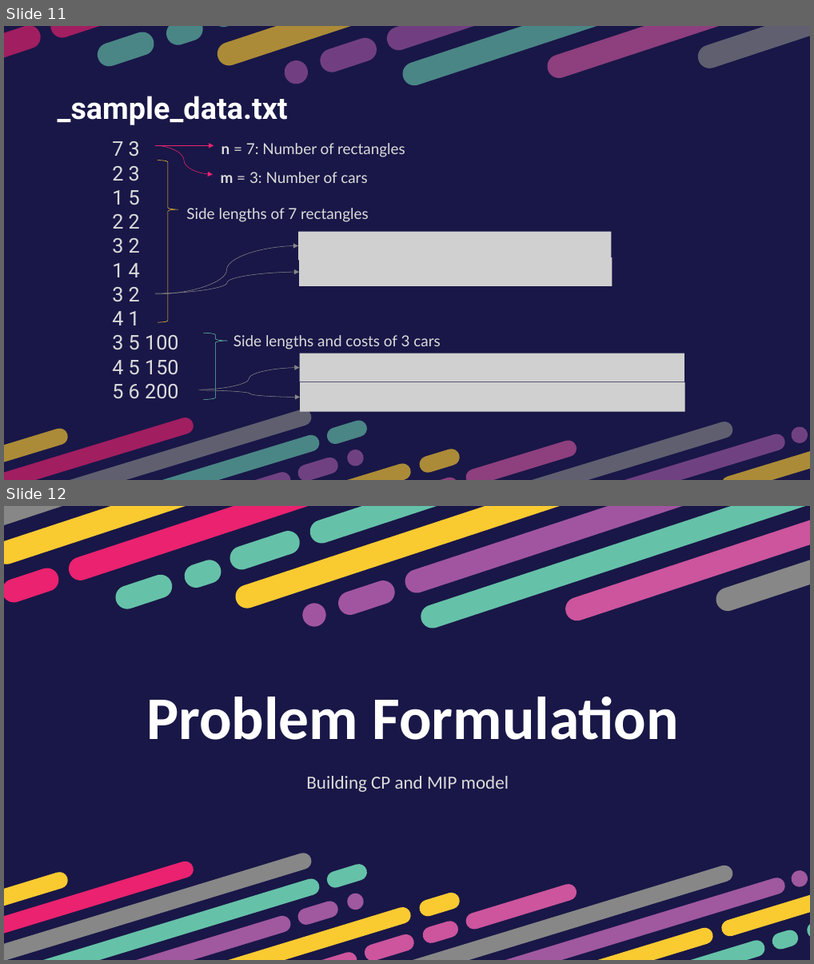
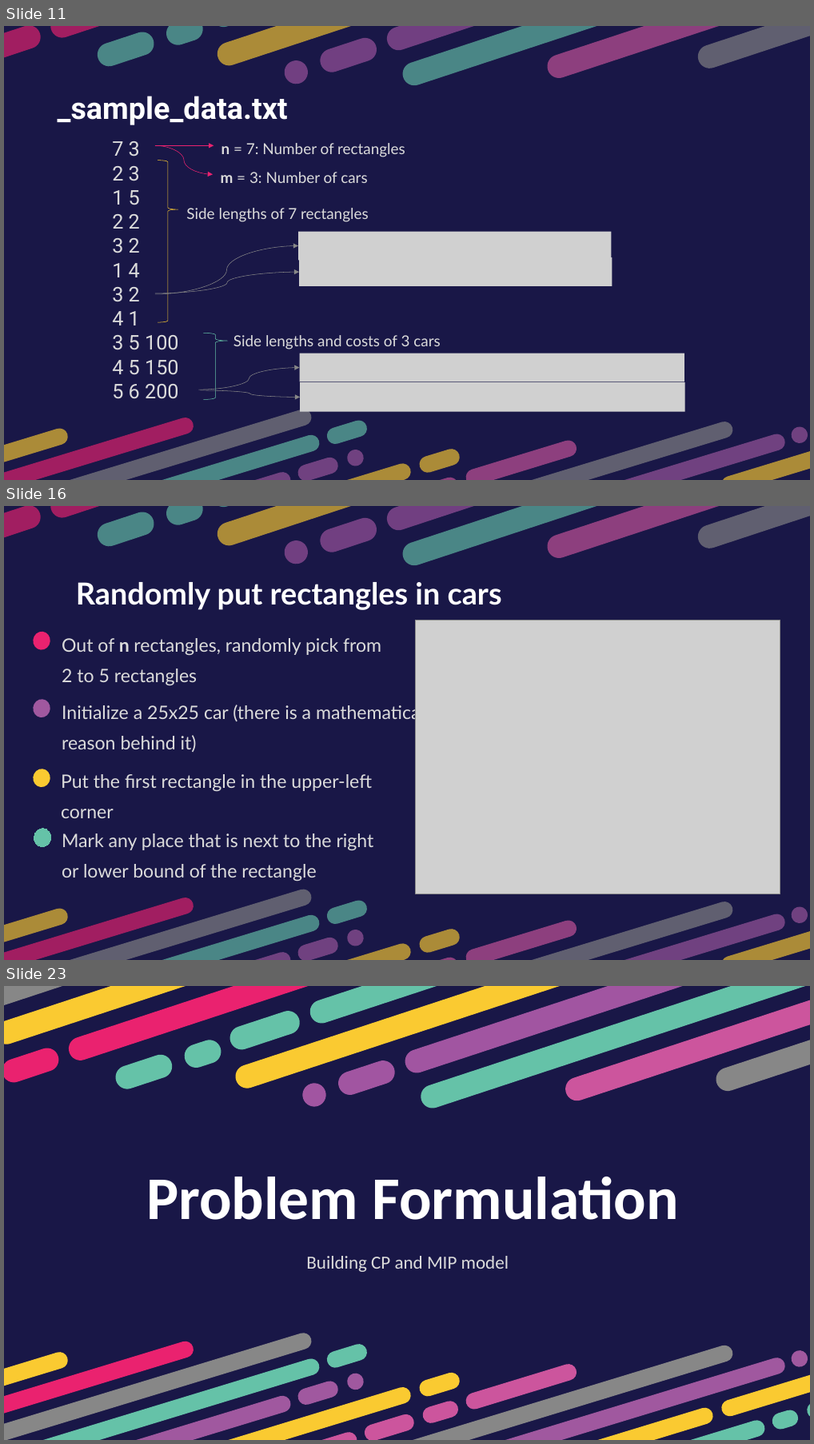
Before and after one commit to htnminh/optimization-project, a slide deck: presentation/General 2D Bin Packing Problem.pptx. Shown one above the other, each under a label of ours: slides 11 and 12 before the commit, slides 11, 16 and 23 after it; the slides between them are not shown. The pictures are 814x964 and 814x1444 pixels, drawn with LibreOffice and Linux fonts; fonts in the diff are those of the drawing; grey boxes stand for pictures. Boxes give left, top, right and bottom in pixels: in the first picture for what was removed or moved away, otherwise in the second. Text is boxed around its words. In the diff, an @@ line names an element or a change of style, - is before the commit and + after.

```diff
--- a/presentation/General 2D Bin Packing Problem.pptx
+++ b/presentation/General 2D Bin Packing Problem.pptx
@@ slide 16 added at (4, 506, 810, 960), background #191747 @@
@@ group added at (4, 506, 810, 640): 15 freeform shapes @@
@@ text added at (76, 582, 502, 610), 36 pt, text #FFFFFF, bold @@
+Randomly put rectangles in cars
@@ picture added at (415, 620, 780, 893) @@
@@ freeform shape added at (30, 628, 53, 652), fill #EA226F @@
@@ text added at (62, 638, 382, 685), 22 pt, text #DBDBDB @@
+Out of n rectangles, randomly pick from 2 to 5 rectangles
@@ freeform shape added at (30, 696, 53, 720), fill #A0589F @@
@@ text added at (62, 703, 425, 752), 22 pt, text #DBDBDB @@
+Initialize a 25x25 car (there is a mathematical reason behind it)
@@ freeform shape added at (30, 766, 53, 790), fill #FACA31 @@
@@ text added at (61, 774, 372, 818), 22 pt, text #DBDBDB @@
+Put the first rectangle in the upper-left corner
@@ freeform shape added at (31, 825, 54, 849), fill #65C2A8, outline #65C2A8 0.75 pt @@
@@ text added at (62, 833, 374, 880), 22 pt, text #DBDBDB @@
+Mark any place that is next to the right or lower bound of the rectangle
@@ group added at (4, 833, 810, 960): 20 freeform shapes @@
@@ what was slide 12 is now slide 23 @@
```
Also in this commit, not shown: 10 other slides added, 10 other files.
